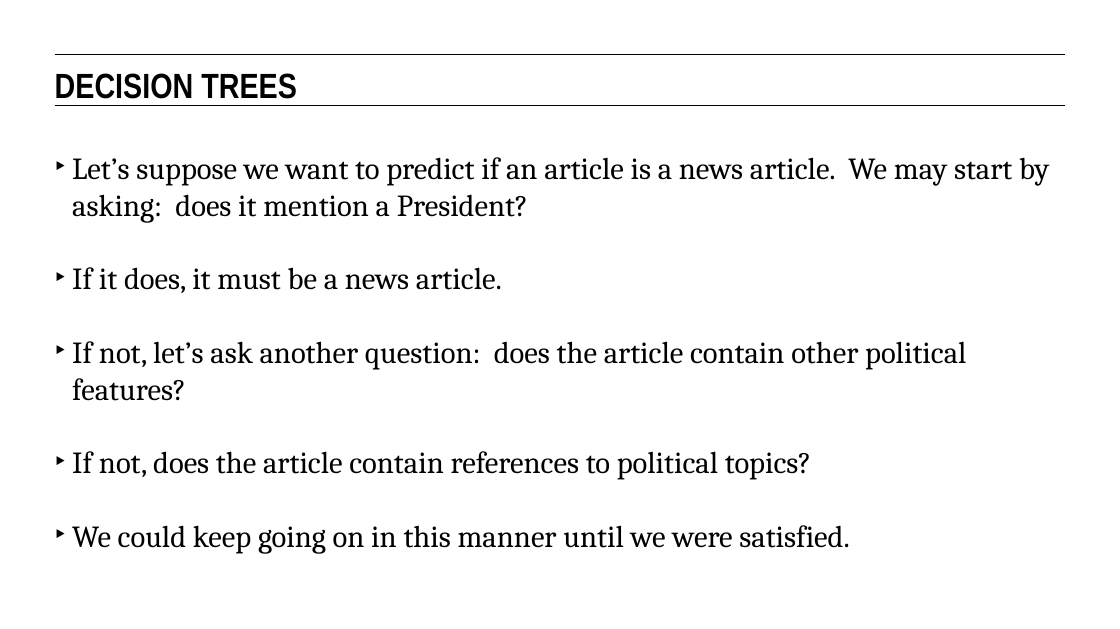
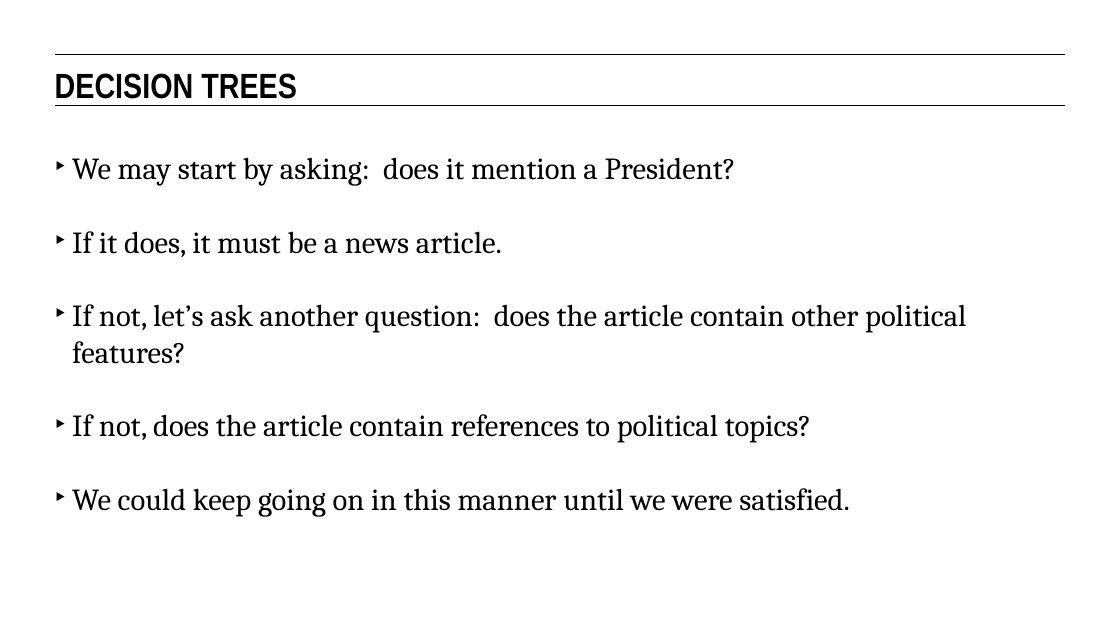
Before and after one commit to eflautt/ga-data-science, a slide deck: slide 21 of lessons/lesson-12/12-decision-trees-and-random-forests.pptx (slide 19 before the commit). Drawn at 1120x629 pixels with LibreOffice and Linux fonts; fonts in the diff are those of the drawing. Boxes give left, top, right and bottom in pixels: in the first picture for what was removed or moved away, otherwise in the second. Text is boxed around its words. In the diff, an @@ line names an element or a change of style, - is before the commit and + after.

```diff
--- a/lessons/lesson-12/12-decision-trees-and-random-forests.pptx
+++ b/lessons/lesson-12/12-decision-trees-and-random-forests.pptx
@@ text at [72,157,736,186]: text changed @@
-‣ Let’s suppose we want to predict if an article is a news article. We may start by asking: does it mention a President?
+‣ We may start by asking: does it mention a President?
```
Also in this commit, not shown: 11 other slides changed, 5 slides added.
